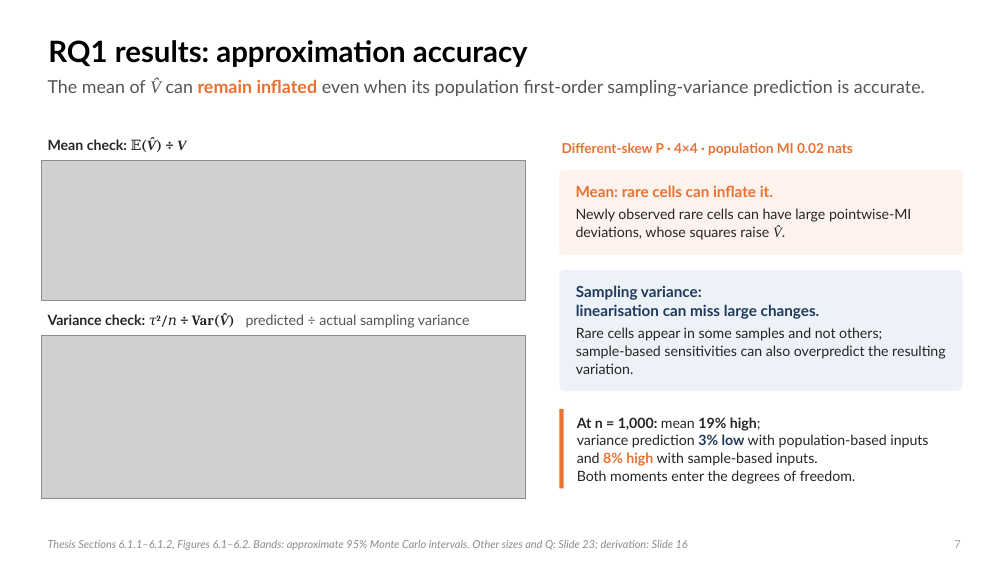
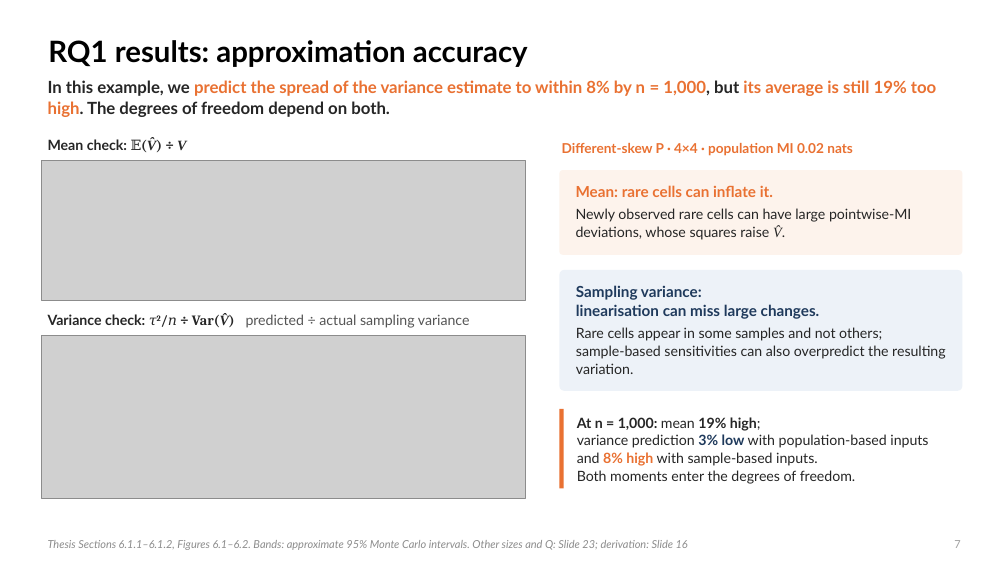
Before and after one commit to dzhao61/MCSResearchSimulations, a slide deck: slide 7 of Thesis Presentation/Daniel_Zhao_Welch_MI_Presentation_Final.pptx. Drawn at 1008x567 pixels with LibreOffice and Linux fonts; fonts in the diff are those of the drawing; grey boxes stand for pictures. Boxes give left, top, right and bottom in pixels: in the first picture for what was removed or moved away, otherwise in the second. Text is boxed around its words. In the diff, an @@ line names an element or a change of style, - is before the commit and + after.

```diff
--- a/Thesis Presentation/Daniel_Zhao_Welch_MI_Presentation_Final.pptx
+++ b/Thesis Presentation/Daniel_Zhao_Welch_MI_Presentation_Final.pptx
@@ text at (48,80,936,117): text changed; size 17 to 16 pt; text colour #555555 to #E97132; bold on @@
-The mean of V̂ can remain inflated even when its population first-order sampling-variance prediction is accurate.
+In this example, we predict the spread of the variance estimate to within 8% by n = 1,000, but its average is still 19% too high. The degrees of freedom depend on both.
```
Also in this commit, not shown: 22 other slides changed, 9 other files.
